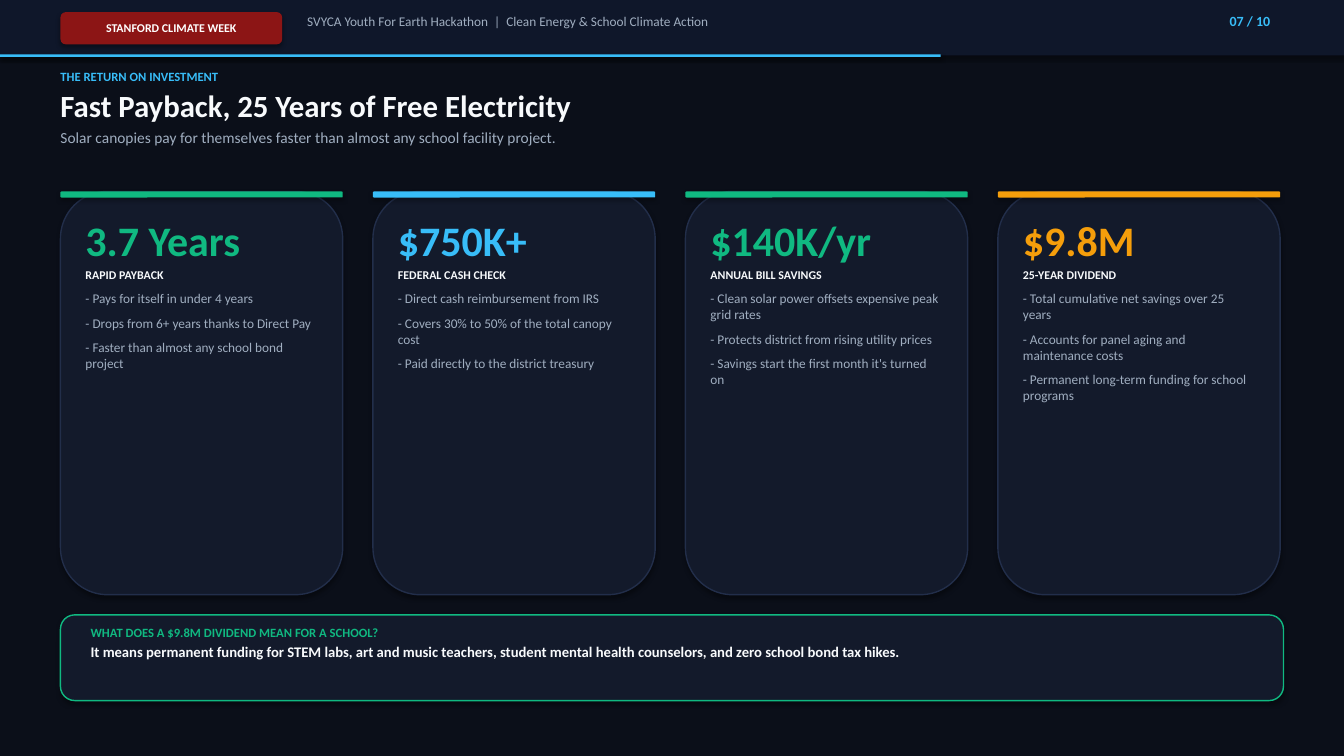
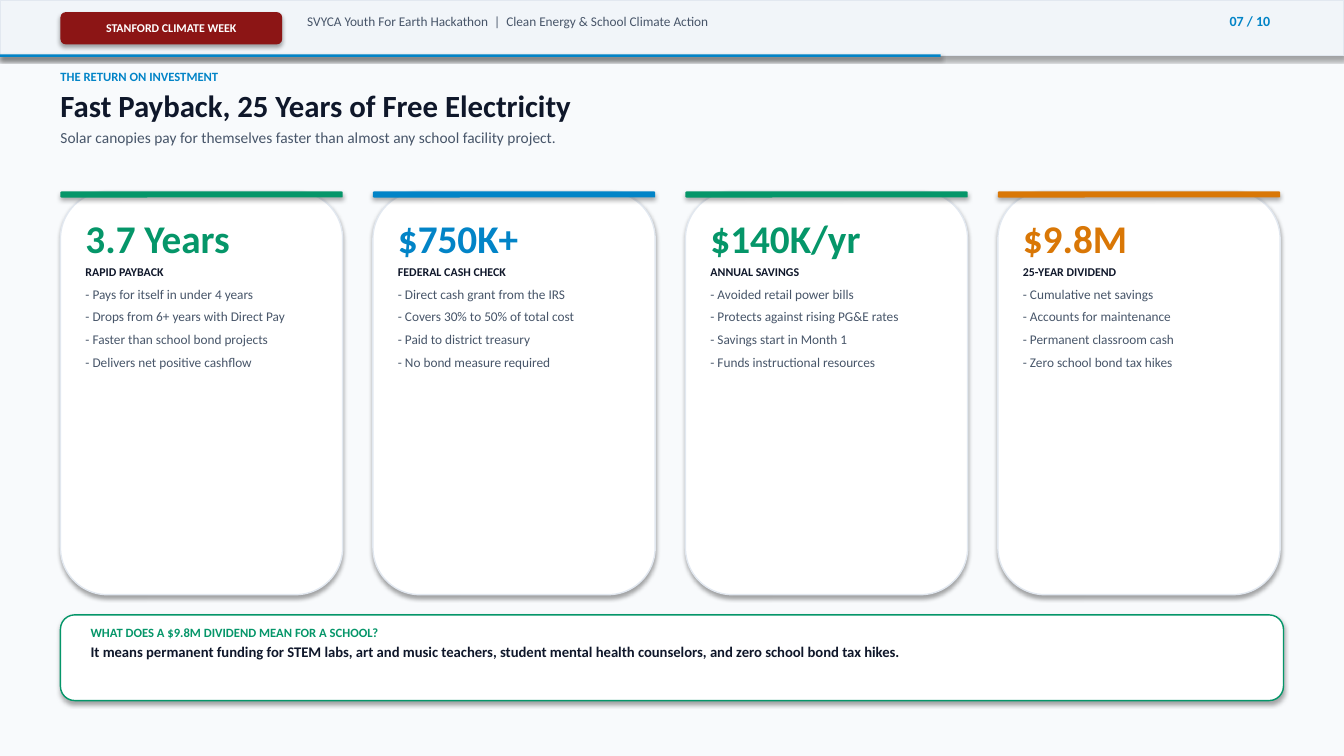
Before and after one commit to pranav-balaji/svyca2026, a slide deck: slide 7 of SolarSchoolsUSA_PitchDeck.pptx. Drawn at 1344x756 pixels with LibreOffice and Linux fonts; fonts in the diff are those of the drawing. Boxes give left, top, right and bottom in pixels: in the first picture for what was removed or moved away, otherwise in the second. Text is boxed around its words. In the diff, an @@ line names an element or a change of style, - is before the commit and + after.

Commit message:
feat(presentation): switch to light theme and problem-first introduction

```diff
--- a/SolarSchoolsUSA_PitchDeck.pptx
+++ b/SolarSchoolsUSA_PitchDeck.pptx
@@ rectangle at bbox=[0, 0, 1344, 756]: fill #0B0F19 to #F8FAFC @@
@@ rectangle at bbox=[0, 0, 1344, 55]: fill #0F172A to #F1F5F9; outline none to #E2E8F0 1 pt @@
@@ text "SVYCA Youth For Earth Hackathon ..." at bbox=[307, 17, 709, 29]: text colour #A0AEC0 to #475569 @@
@@ text "07 / 10" at bbox=[1230, 17, 1270, 26]: text colour #38BDF8 to #0284C7 @@
@@ rectangle at bbox=[0, 54, 941, 57]: fill #38BDF8 to #0284C7 @@
@@ text "THE RETURN ON INVESTMENT" at bbox=[60, 72, 571, 146]: text colour #38BDF8 to #0284C7 in "THE RETURN ON INVESTMENT"; text colour #F8FAFC to #0F172A in "Fast Payback, 25 Years of Free Electricity"; text colour #A0AEC0 to #475569 in "Solar canopies pay for themselves faster than ..." @@
@@ rounded rectangle at bbox=[60, 192, 343, 198]: fill #10B981 to #059669 @@
@@ rounded rectangle at bbox=[373, 192, 655, 198]: fill #38BDF8 to #0284C7 @@
@@ rounded rectangle at bbox=[686, 192, 968, 198]: fill #10B981 to #059669 @@
@@ rounded rectangle at bbox=[998, 192, 1280, 198]: fill #F59E0B to #D97706 @@
@@ fill #131A2B to #FFFFFF; outline #222E4A 1 pt to #E2E8F0 1 pt in 4 elements at bbox=[60, 192, 343, 595], bbox=[373, 192, 655, 595], bbox=[686, 192, 968, 595], bbox=[998, 192, 1280, 595] @@
@@ text at bbox=[85, 227, 253, 301]: size 30 to 28 pt, text colour #10B981 to #059669 in "3.7 Years"; text colour #F8FAFC to #0F172A in "RAPID PAYBACK"; text colour #A0AEC0 to #475569 in "- Pays for itself in under 4 ..."; less space between paragraphs @@
@@ text at bbox=[398, 227, 518, 276]: size 30 to 28 pt, text colour #38BDF8 to #0284C7 in "$750K+"; text colour #F8FAFC to #0F172A in "FEDERAL CASH CHECK" @@
@@ text at bbox=[710, 225, 860, 259]: size 30 to 28 pt, text colour #10B981 to #059669 in "$140K/yr" @@
@@ text at bbox=[1023, 226, 1127, 276]: size 30 to 28 pt, text colour #F59E0B to #D97706 in "$9.8M"; text colour #F8FAFC to #0F172A in "25-YEAR DIVIDEND" @@
@@ text at bbox=[710, 268, 899, 367]: text changed; text colour #A0AEC0 to #475569 @@
-ANNUAL BILL SAVINGS
-- Clean solar power offsets expensive peak grid rates
-- Protects district from rising utility prices
-- Savings start the first month it's turned on
+ANNUAL SAVINGS
+- Avoided retail power bills
+- Protects against rising PG&E rates
+- Savings start in Month 1
+- Funds instructional resources
@@ text at bbox=[405, 290, 574, 369]: text changed; text colour #A0AEC0 to #475569 @@
-- Direct cash reimbursement from IRS
-- Covers 30% to 50% of the total canopy cost
-- Paid directly to the district treasury
+- Direct cash grant from the IRS
+- Covers 30% to 50% of total cost
+- Paid to district treasury
+- No bond measure required
@@ text at bbox=[1030, 290, 1174, 367]: text changed; text colour #A0AEC0 to #475569 @@
-- Total cumulative net savings over 25 years
-- Accounts for panel aging and maintenance costs
-- Permanent long-term funding for school programs
+- Cumulative net savings
+- Accounts for maintenance
+- Permanent classroom cash
+- Zero school bond tax hikes
@@ text at bbox=[93, 312, 285, 369]: text changed; text colour #A0AEC0 to #475569 @@
-- Drops from 6+ years thanks to Direct Pay
-- Faster than almost any school bond project
+- Drops from 6+ years with Direct Pay
+- Faster than school bond projects
+- Delivers net positive cashflow
@@ rounded rectangle at bbox=[60, 615, 1284, 701]: fill #131A2B to #FFFFFF; outline #10B981 1 pt to #059669 1 pt @@
@@ text "WHAT DOES A $9.8M DIVIDEND ..." at bbox=[91, 628, 899, 660]: text colour #10B981 to #059669 in "WHAT DOES A $9.8M DIVIDEND MEAN FOR ..."; text colour #F8FAFC to #0F172A in "It means permanent funding for STEM labs, ..." @@
```
Also in this commit, not shown: 8 other slides changed, 1 slide added, 1 slide removed, 3 other files.
